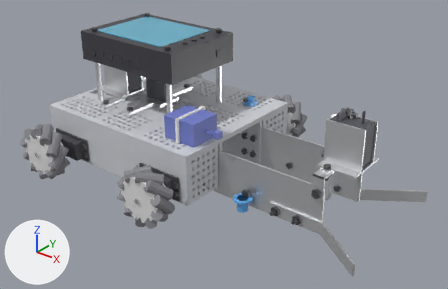
Renders of the glTF model docs/manual/robot_a.glb from each side of a commit.
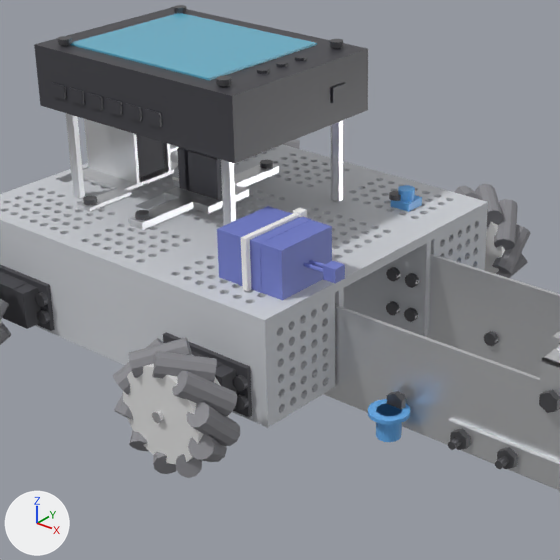
Each version appears first whole from a camera (50 mm lens) standing at (474.0, -489.0, 345.0) and looking at (94.0, -14.0, 51.0), and next in a close-up on the part from 14% to 72% of the width and 4% to 92% of the height. Lighting does not change. The marker at lower left points along +X, +Y and +Z. The last two pictures show the newer version. Vertices at exactly the same position are counted once.

Names of what the first close-up shows: '01.1|Printed chassis (print 1)', '02.4|Black Gear Motor.002', '03.1|Mecanum Wheel', '03.1|Mecanum Wheel roller.001', '04.1|Plate 4 x 12', '04.4|Plate 4 x 12', '04.8|Strap 1 x 10', '05.1|Servo Bracket.003', '05.5|Micro Servo', '06.2|Tophat (Reflectance)', '06.4|Light', '07.1|Standoff 8-32 x 2"', '07.1|Standoff 8-32 x 2".001', '07.2|Standoff 8-32 x 1"', '07.2|Standoff 8-32 x 1".001', '07.3|Wombat', '07.3|Wombat (screen)', '07.4|Wombat Battery' and 59 more.
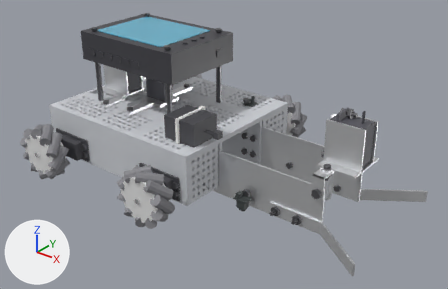
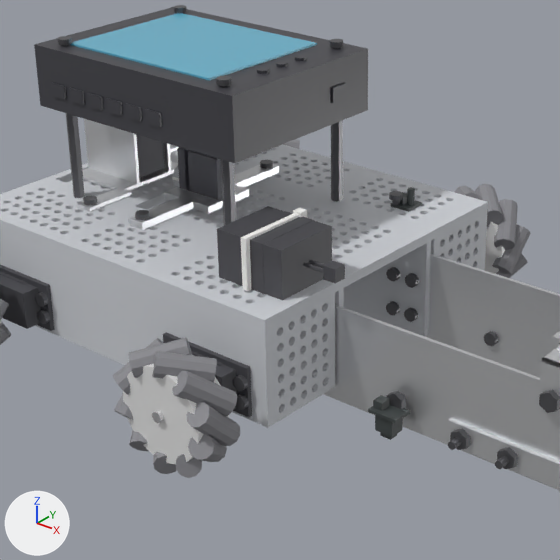
What the commit changed:
Material 'battery' (mat_battery) changes colour from blue #7681ce to dark grey #4b4b50; in linear values from (0.18, 0.22, 0.62) to (0.07, 0.07, 0.08).
Material 'pcb' (mat_pcb) is new.
Its base color is (0.05, 0.06, 0.06) (dark grey #3f4545).
me_tophat__reflectance is used by ob_06_2_tophat__reflectance; location (0.0, 0.0, 0.0).
me_tophat__reflectance had 136 vertices, 256 faces and spanned x 137.0..157.0, y -60.0..-40.0, z 5.0..20.0.
me_tophat__reflectance no longer uses material mat_sensor (blue #65aded).
me_tophat__reflectance now has 104 vertices, 176 faces and spans x 139.0..155.0, y -55.6..-44.4, z 5.6..24.0.
me_tophat__reflectance part 1: a new loose piece, a box spanning x 139.0..155.0, y -55.6..-44.4, z 18.4..20.0, in mat_pcb (dark grey #3f4545).
me_tophat__reflectance part 2: a new loose piece, a box spanning x 140.0..145.0, y -53.0..-47.0, z 20.0..24.0, in mat_pcb (dark grey #3f4545).
me_tophat__reflectance part 3: a new loose piece, a box spanning x 142.0..152.0, y -54.0..-46.0, z 9.0..18.4, in mat_pcb (dark grey #3f4545).
me_tophat__reflectance part 4: a new loose piece, a box spanning x 144.0..150.0, y -52.5..-47.5, z 6.0..9.0, in mat_pcb (dark grey #3f4545).
me_tophat__reflectance part 5: the loose piece of 48 vertices spanning x 137.0..157.0, y -60.0..-40.0, z 18.0..20.0 is deleted.
me_tophat__reflectance part 6: the loose piece of 40 vertices spanning x 141.0..153.0, y -56.0..-44.0, z 6.0..20.0 is deleted.
Other edits to the shape of me_tophat__reflectance do not show in these pictures.
me_tophat__reflectance gains material mat_pcb (dark grey #3f4545).
me_light is used by ob_06_4_light; location (0.0, 0.0, 0.0).
me_light had 44 vertices, 80 faces and spanned x 70.0..82.0, y 52.0..64.0, z 70.0..80.0.
me_light no longer uses material mat_sensor (blue #65aded).
me_light now has 64 vertices, 112 faces and spans x 70.0..82.0, y 52.0..64.0, z 70.0..80.6.
me_light part 7: a new loose piece, a box spanning x 71.0..76.0, y 55.0..61.0, z 71.6..75.6, in mat_pcb (dark grey #3f4545).
me_light part 8: a new loose piece, a 12-sided cylinder along z spanning x 77.0..81.0, y 56.0..60.0, z 71.6..80.0, in mat_pcb (dark grey #3f4545).
me_light part 9: the loose piece of 36 vertices spanning x 71.57..80.43, y 53.5..62.5, z 74.5..80.0 is deleted.
me_light part 10: 4 vertices removed from x 70.0..82.0, y 52.0..64.0, z 74.5; 4 vertices added at x 70.0..82.0, y 52.0..64.0, z 71.6.
Other edits to the shape of me_light do not show in these pictures.
me_light gains material mat_pcb (dark grey #3f4545).
me_cylinder_215 has 12 vertices, 20 faces and spans x 38.6..44.1, y -45.1..-38.7, z 70.0..120.8.
me_cylinder_215 no longer uses material mat_metal (white #e5e6e8).
me_cylinder_215 gains material mat_screw (dark grey #616165).
me_cylinder_218 has 12 vertices, 20 faces and spans x 38.6..44.1, y 38.7..45.1, z 70.0..120.8.
me_cylinder_218 no longer uses material mat_metal (white #e5e6e8).
me_cylinder_218 gains material mat_screw (dark grey #616165).
me_cylinder_221 has 12 vertices, 20 faces and spans x -74.1..-68.6, y -45.1..-38.7, z 70.0..95.4.
me_cylinder_221 no longer uses material mat_metal (white #e5e6e8).
me_cylinder_221 gains material mat_screw (dark grey #616165).
me_cylinder_222 has 12 vertices, 20 faces and spans x -74.1..-68.6, y -45.1..-38.7, z 95.4..120.8.
me_cylinder_222 no longer uses material mat_metal (white #e5e6e8).
me_cylinder_222 gains material mat_screw (dark grey #616165).

Location of each change, (x1, y1, x2, y2) in pixels of the close-ups (560 x 560 px; the box of a moved part takes in the faces that stretch with it):
'07.4|Wombat Battery', recoloured (blue to dark grey)
    both: (217, 206, 345, 300)
'06.2|Tophat (Reflectance)', reshaped, recoloured (blue to dark grey)
    before: (368, 399, 410, 442)
    after: (368, 395, 410, 440)
'07.1|Standoff 8-32 x 2".001', recoloured (white to dark grey)
    both: (331, 120, 343, 201)
'07.1|Standoff 8-32 x 2"', recoloured (white to dark grey)
    both: (221, 160, 236, 225)
'06.4|Light', reshaped, recoloured (7% shorter)
    before: (391, 185, 422, 212)
    after: (391, 187, 422, 212)
'07.2|Standoff 8-32 x 1"', recoloured (white to dark grey)
    both: (69, 152, 85, 198)
'07.2|Standoff 8-32 x 1".001', recoloured (white to dark grey)
    both: (66, 113, 81, 154)
part 1 of me_tophat__reflectance, added
    after: (368, 405, 410, 423)
part 2 of me_tophat__reflectance, added
    after: (373, 395, 390, 411)
part 3 of me_tophat__reflectance, added
    after: (375, 415, 403, 437)
part 4 of me_tophat__reflectance, added
    after: (380, 432, 397, 440)
part 5 of me_tophat__reflectance, deleted (blue)
    before: (368, 399, 410, 425)
part 6 of me_tophat__reflectance, deleted (blue)
    before: (376, 404, 402, 442)
part 7 of me_light, added
    after: (400, 192, 407, 205)
part 8 of me_light, added
    after: (407, 189, 415, 206)
part 9 of me_light, deleted
    before: (398, 185, 415, 201)
part 10 of me_light, moved or reshaped
    before: (391, 195, 422, 212)
    after: (391, 200, 422, 212)
